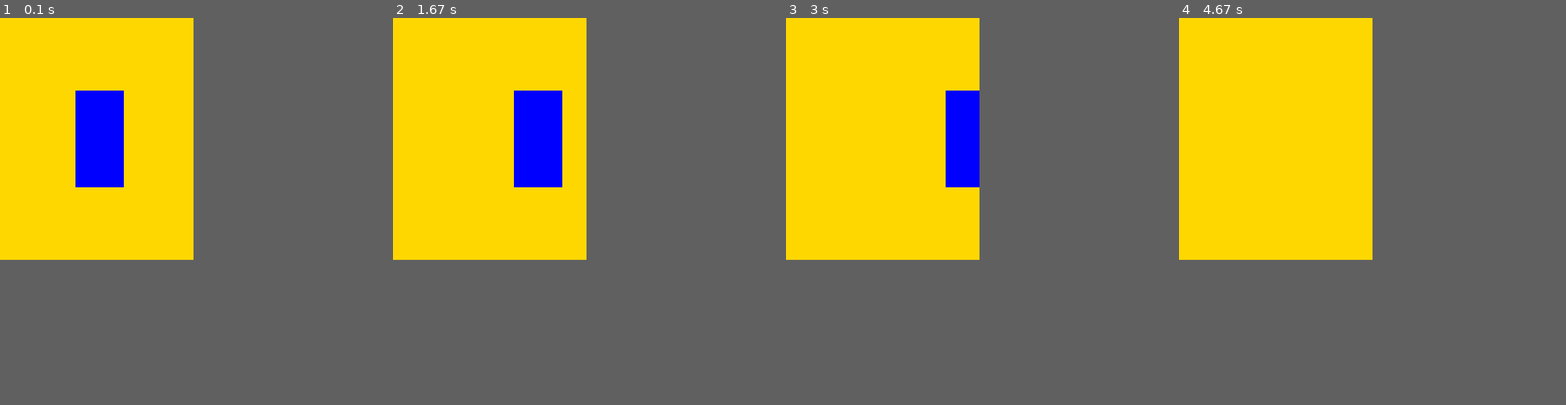
Above: before the commit, frames 1-4 (left to right).
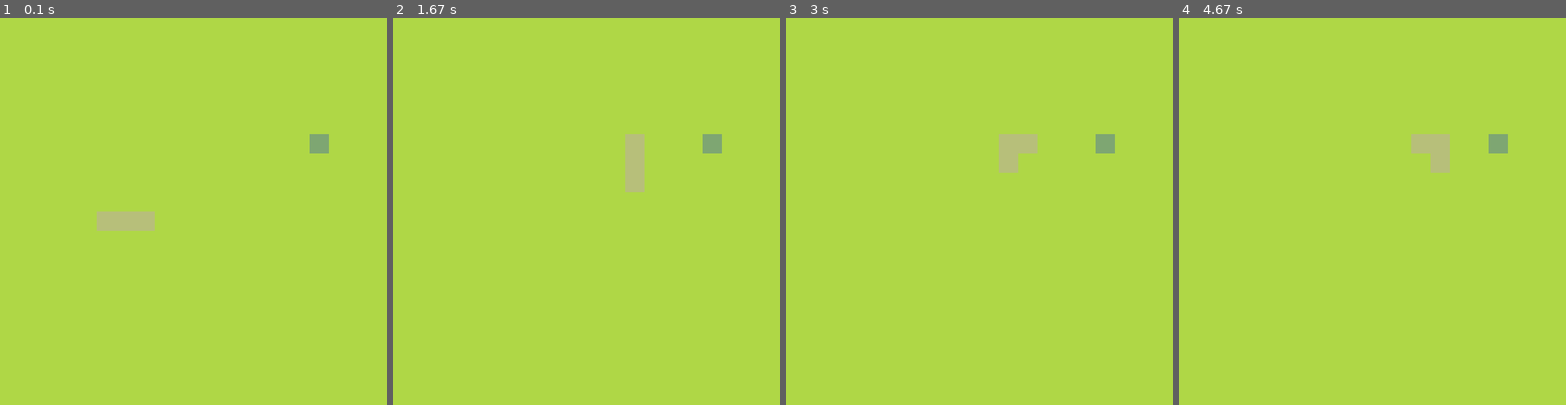
Above: after the commit, the same moments.

Repository: WaterSupply201908/STEMWork
Game: pygame game, started from Class/SAT TW 1400/Snake Game/snake.py
The game is run twice, just before and just after one commit, with the same random seed, the same clock (stepped at 60 frames per second) and the same inputs.
Inputs:
- Up to frame 1 (0.1 s): no input
- Up to frame 2 (1.67 s): tap Enter at 0.33 s; hold Right 0.67-1.13 s; hold Up 1.17-1.63 s
- Up to frame 3 (3 s): hold Right 1.67-2.13 s; hold Left 2.17-2.7 s; hold Down from 2.73 s (still down)
- Up to frame 4 (4.67 s): release Down at 3.03 s; hold Left 3.07-3.47 s; hold Up 3.5-3.87 s; hold Right 3.9-4.53 s; hold Down from 4.57 s (still down)
The window is 400x500 before the commit and 800x800 after it. Grey fills any space a smaller window leaves; there, only what the larger window draws over its background counts as a difference.

The runs differ from the first frame. In frame 1, 32% of the frame differs, in the area x 0-85%, y 0-63%; in frame 2, 32%; in frame 3, 32%; in frame 4, 32%.

Commit message:
2024-12-21 Snake Game - part 2 [pg 52]

Diff:
--- a/Class/SAT TW 1400/Snake Game/snake.py
+++ b/Class/SAT TW 1400/Snake Game/snake.py
@@ -1,23 +1,72 @@
 import pygame
+from pygame import Vector2
+import sys
+import random
+
+
+class Snake:
+
+  def __init__(self):
+    self.body = [Vector2(5, 10), Vector2(6, 10), Vector2(7, 10)]
+    self.direction = Vector2(1, 0)
+
+  def draw_snake(self):
+    for block in self.body:
+      block_rect = pygame.Rect(block.x * cell_size, block.y * cell_size,
+                               cell_size, cell_size)
+      pygame.draw.rect(screen, (183, 191, 122), block_rect)
+
+  def move_snake(self):
+    body_copy = self.body[:-1]
+    body_copy.insert(0, body_copy[0] + self.direction)
+    self.body = body_copy
+
+class Fruit:
+
+  def __init__(self):
+    self.x = random.randint(0, cell_number - 1)
+    self.y = random.randint(0, cell_number - 1)
+    self.pos = Vector2(self.x, self.y)
+
+  def draw_fruit(self):
+    fruit_rect = pygame.Rect(self.pos.x * cell_size, self.pos.y * cell_size,
+                             cell_size, cell_size)
+    pygame.draw.rect(screen, (126, 166, 114), fruit_rect)
+
 
 # Main program
 pygame.init()
-screen = pygame.display.set_mode((400, 500))
+cell_size = 40
+cell_number = 20
+screen = pygame.display.set_mode(
+    (cell_number * cell_size, cell_number * cell_size))
 clock = pygame.time.Clock()
+fruit = Fruit()
+snake = Snake()
 
-test_surface = pygame.Surface((100, 200))
-test_surface.fill((0, 0, 255))
-test_rect = test_surface.get_rect(center=(200, 250))
+SCREEN_UPDATE = pygame.USEREVENT
+pygame.time.set_timer(SCREEN_UPDATE, 150)
 
 while True:
   for e in pygame.event.get():
     if e.type == pygame.QUIT:
       pygame.quit()
       exit()
+    if e.type == SCREEN_UPDATE:
+      snake.move_snake()
+    if e.type == pygame.KEYDOWN:
+      if e.key == pygame.K_UP:
+        snake.direction = Vector2(0, -1)
+      if e.key == pygame.K_RIGHT:
+        snake.direction = Vector2(1, 0)
+      if e.key == pygame.K_DOWN:
+        snake.direction = Vector2(0, 1)
+      if e.key == pygame.K_LEFT:
+        snake.direction = Vector2(-1, 0)
 
-  screen.fill(pygame.Color('gold'))
-  test_rect.right += 1
-  screen.blit(test_surface, test_rect)
+  screen.fill((175, 215, 70))
+  fruit.draw_fruit()
+  snake.draw_snake()
 
   pygame.display.update()
   clock.tick(60)
